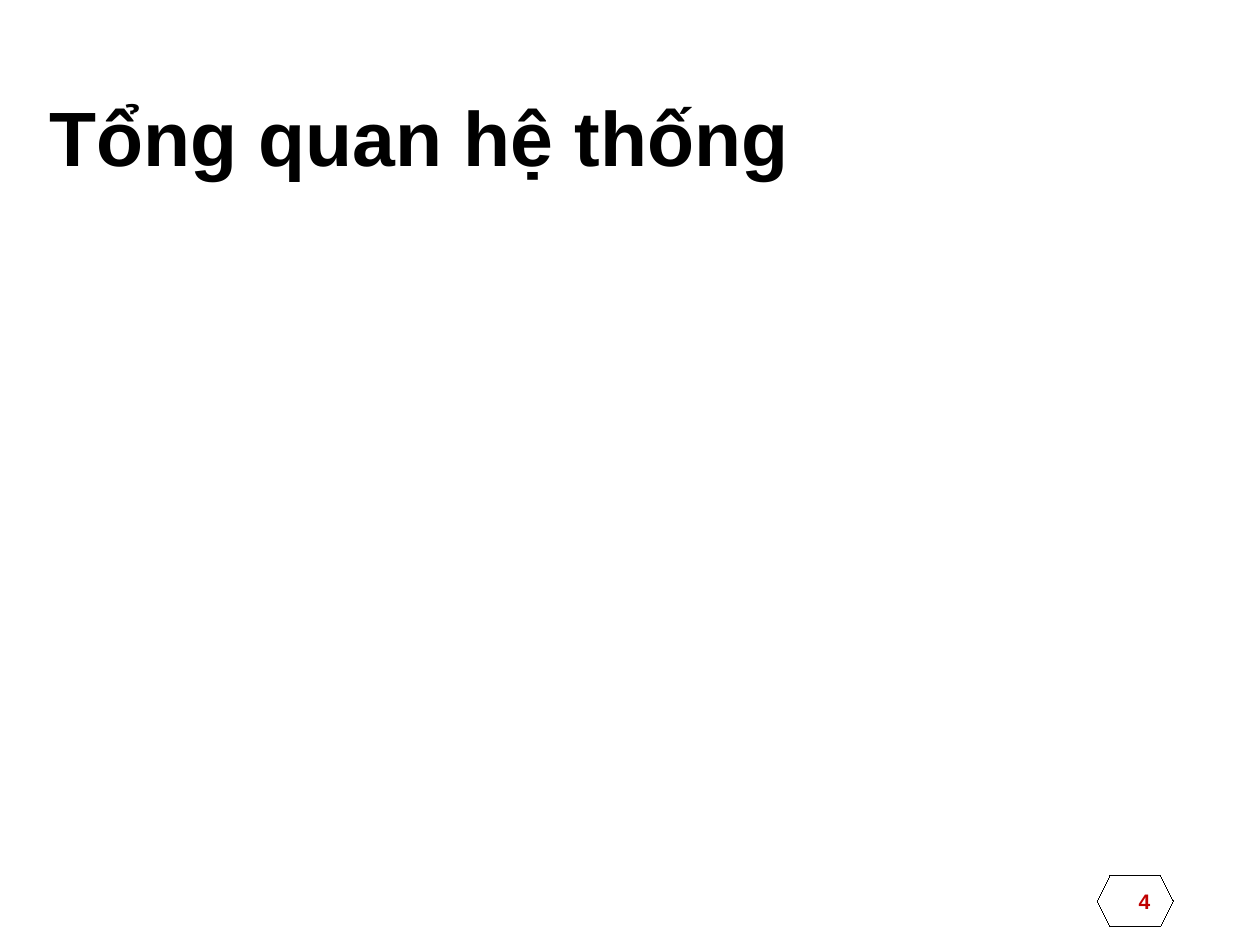
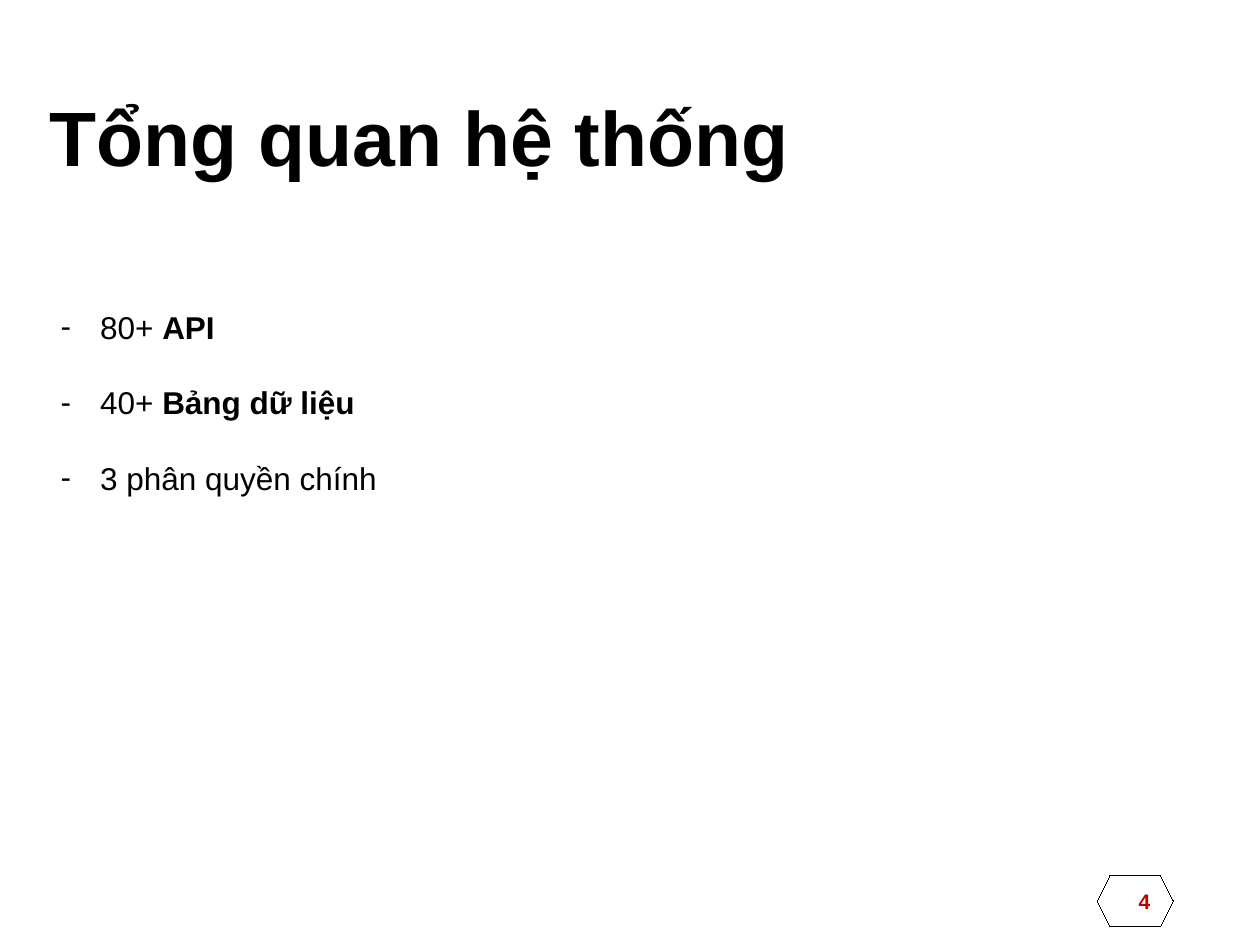
Before and after one commit to huytd-it/itconnect.pw, a slide deck: slide 4 of documents/DATN.pptx. Drawn at 1260x945 pixels with LibreOffice and Linux fonts; fonts in the diff are those of the drawing; background and template pictures are left out. Boxes give left, top, right and bottom in pixels: in the first picture for what was removed or moved away, otherwise in the second. Text is boxed around its words. In the diff, an @@ line names an element or a change of style, - is before the commit and + after.

```diff
--- a/documents/DATN.pptx
+++ b/documents/DATN.pptx
@@ text added at (x1=100, y1=317, x2=377, y2=496), 18 pt, text #000000 @@
+– 80+ API
+– 40+ Bảng dữ liệu
+– 3 phân quyền chính
```
Also in this commit, not shown: 2 other slides changed, 1 slide added, 6 other files.
